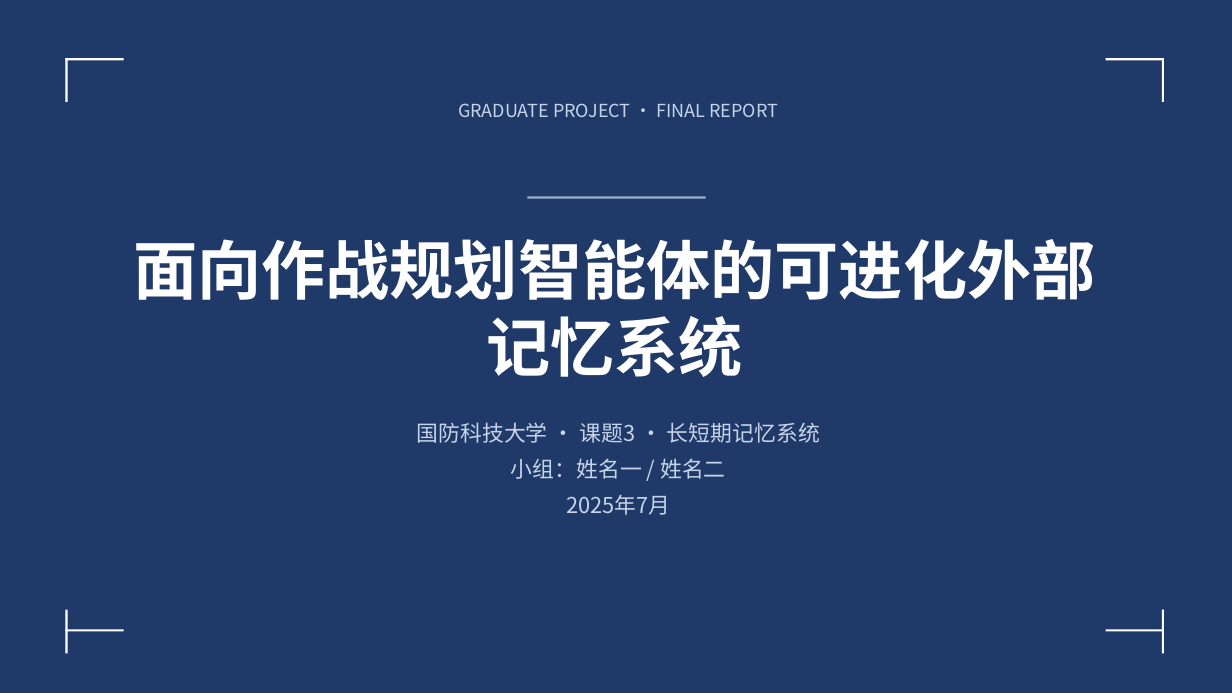
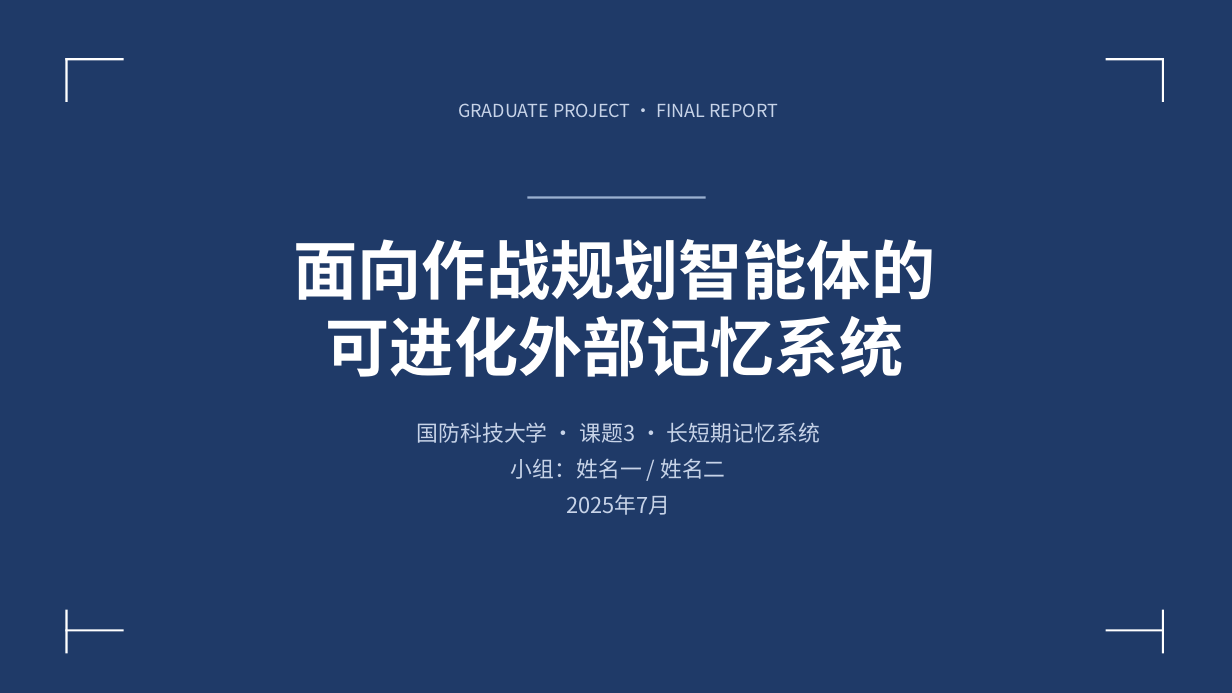
Before and after one commit to Outer-nebula-observer/yz-03, a slide deck: slide 1 of 汇报PPT/最终汇报成果.pptx. Drawn at 1232x693 pixels with LibreOffice and Linux fonts; fonts in the diff are those of the drawing. Boxes give left, top, right and bottom in pixels: in the first picture for what was removed or moved away, otherwise in the second. Text is boxed around its words. In the diff, an @@ line names an element or a change of style, - is before the commit and + after.

Commit message:
docs: PPT 版式多样化+修复换行——穿插编号列表/两栏/大数字统计，减少圆角卡疲劳
- 新增三类版式：numbered_list（轻量编号+分隔线）、two_col（两栏对照）、
  stats（大数字统计块）
- 页面分配：失败模式/研究问题/数据集协议/跨场次检索 → 编号列表；
  记忆进化依据 → 两栏；双库贡献/滤噪遗忘真模型 → 大数字统计
- 标题字号随长度动态调整（40/34/30pt），封面标题改为两行断句，
  减少错误换行；短数字/编号禁用自动换行
- 保留卡片/2×2/图文混合页，形成版式穿插
- 重新生成：最终汇报成果.pptx（28页）+ PPT内容设计.md
- 校验：28页有备注、无zip重复

```diff
--- a/汇报PPT/最终汇报成果.pptx
+++ b/汇报PPT/最终汇报成果.pptx
@@ text at box(294, 239, 936, 377): text changed @@
-面向作战规划智能体的可进化外部记忆系统
+面向作战规划智能体的
+可进化外部记忆系统
```
Also in this commit, not shown: 11 other slides changed, 2 other files.
